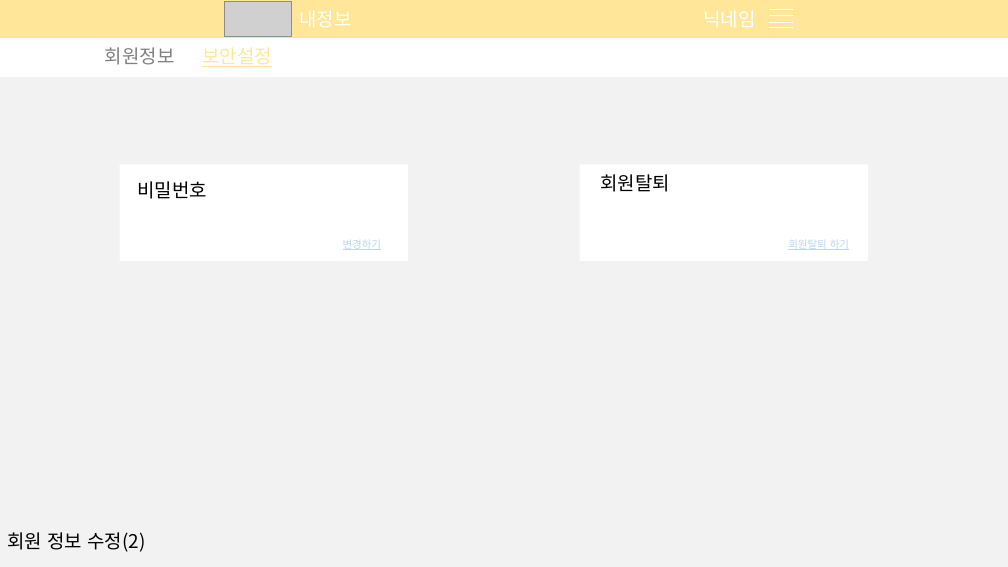
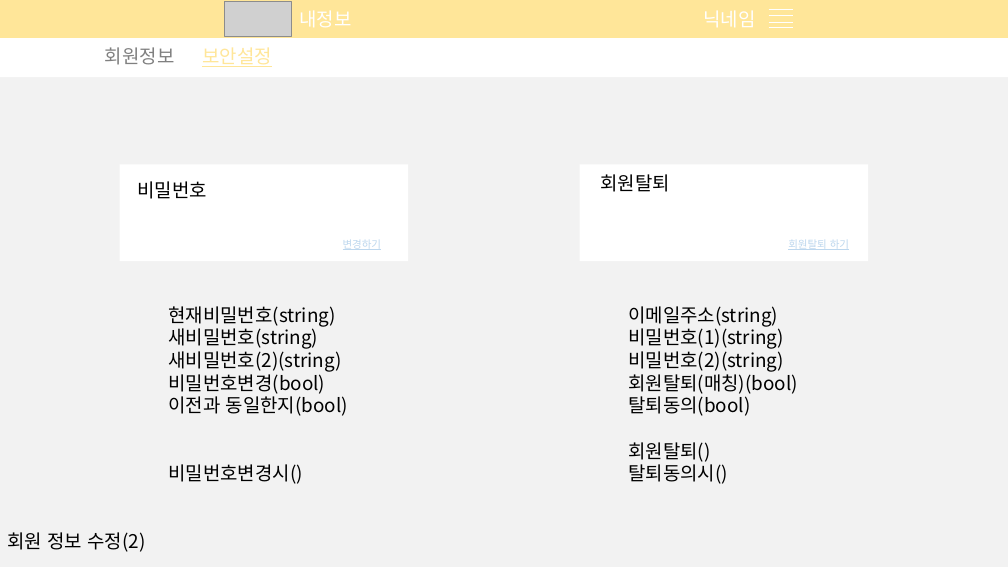
Before and after one commit to What-The-Pork/meeting-log, a slide deck: slide 11 of image/login/회원관리페이지.pptx. Drawn at 1008x567 pixels with LibreOffice and Linux fonts; fonts in the diff are those of the drawing; grey boxes stand for pictures. Boxes give left, top, right and bottom in pixels: in the first picture for what was removed or moved away, otherwise in the second. Text is boxed around its words. In the diff, an @@ line names an element or a change of style, - is before the commit and + after.

```diff
--- a/image/login/회원관리페이지.pptx
+++ b/image/login/회원관리페이지.pptx
@@ text added at <box>168,306,348,484</box>, 18 pt, text #000000 @@
+현재비밀번호(string)
+새비밀번호(string)
+새비밀번호(2)(string)
+비밀번호변경(bool)
+이전과 동일한지(bool)
+비밀번호변경시()
@@ text added at <box>628,306,798,484</box>, 18 pt, text #000000 @@
+이메일주소(string)
+비밀번호(1)(string)
+비밀번호(2)(string)
+회원탈퇴(매칭)(bool)
+탈퇴동의(bool)
+회원탈퇴()
+탈퇴동의시()
```
Also in this commit, not shown: 10 other slides changed.
